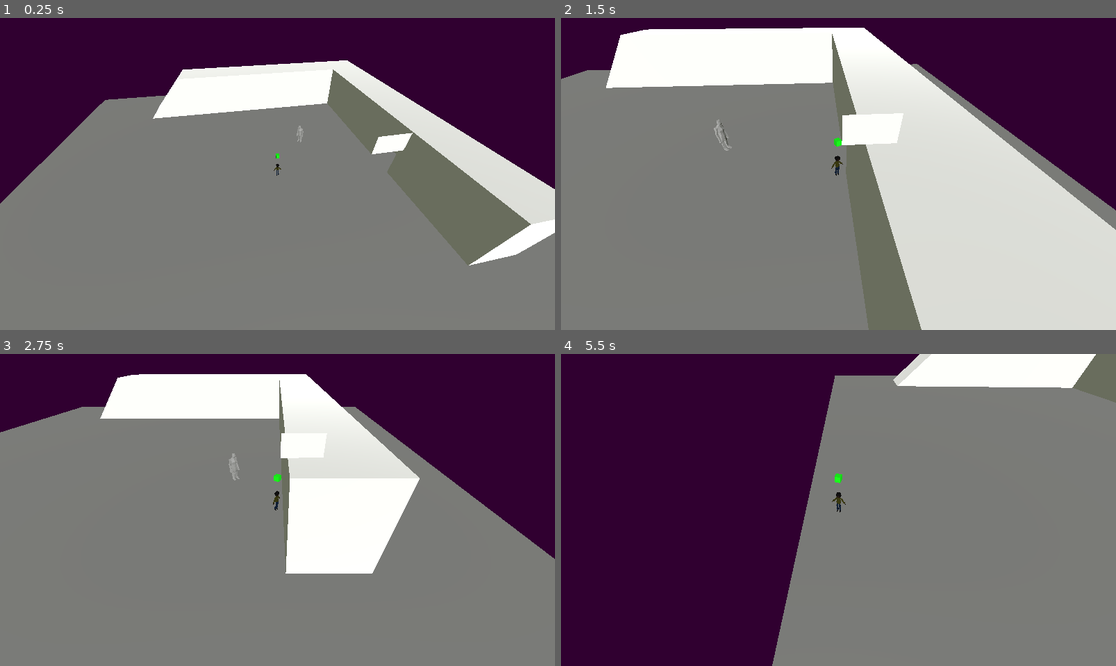
Above: before the commit, frames 1-4 (two rows, left to right).
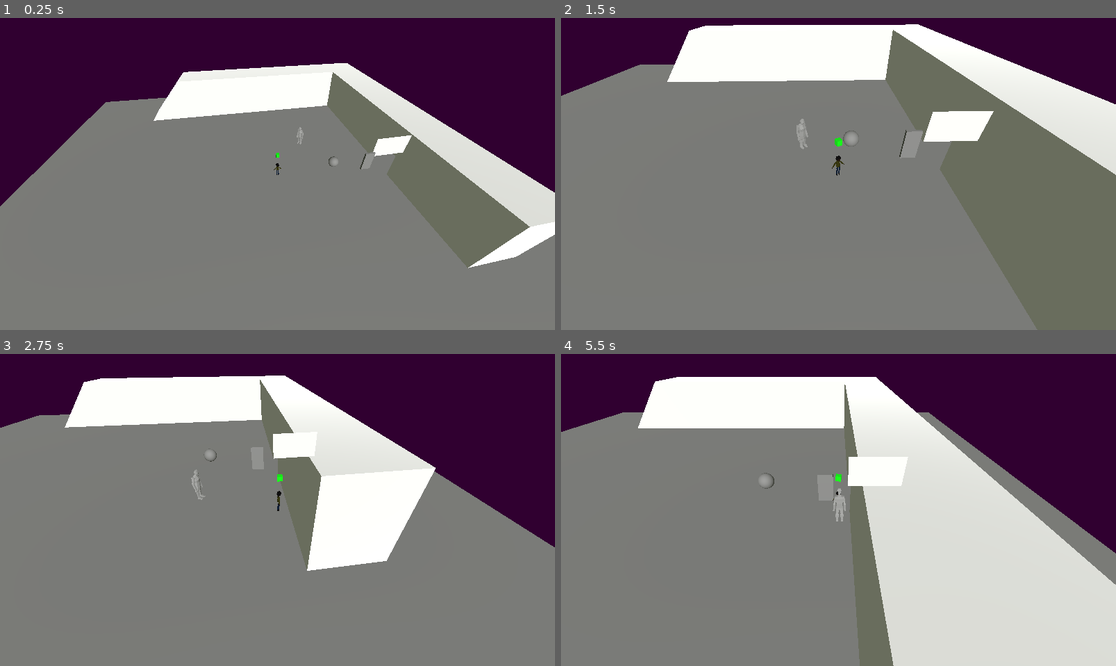
Above: after the commit, the same moments.

Repository: FellowshipOfTheGame/Hotel-Ponte-Negra
Game: Godot game, scene res://scenes/tests/conde.tscn
The game is run twice, just before and just after one commit, with the same random seed, the same clock (stepped at 60 frames per second) and the same inputs. This scene is started directly instead of the project's main scene.
Inputs (mouse positions are in pixels of both pictures, inside the frame that each line leads up to):
- Up to frame 1 (0.25 s): no input
- Up to frame 2 (1.5 s): move the mouse to (960, 158) at 0.52 s; hold Right (movimento_direita) 0.53-1.28 s; hold E (interacao) 0.53-1.28 s; move the mouse to (727, 189) at 1.27 s; hold Down (movimento_tras) from 1.28 s (still down); tap Shift (correr) at 1.35 s
- Up to frame 3 (2.75 s): tap E (interacao) at 1.55 s; move the mouse to (333, 441) at 2.02 s; release Down (movimento_tras) at 2.03 s; hold Right (movimento_direita) from 2.03 s (still down); hold E (interacao) from 2.03 s (still down)
- Up to frame 4 (5.5 s): move the mouse to (810, 572) at 2.77 s; release Right (movimento_direita) at 2.78 s; release E (interacao) at 2.78 s; hold Up (movimento_frente) 2.78-3.53 s; tap E (interacao) at 2.85, 3.8, 4.35 s; move the mouse to (1005, 556) at 3.52 s; hold Shift (correr) 3.53-4.28 s; hold Left (movimento_esquerda) 3.53-5.03 s; move the mouse to (672, 463) at 4.27 s; move the mouse to (866, 510) at 5.02 s; hold Down (movimento_tras) from 5.03 s (still down); hold E (interacao) from 5.03 s (still down)

The runs differ from the first frame. In frame 1, 2.0% of the frame differs, in the area x 0-100%, y 13-81%; in frame 2, 45%; in frame 3, 7.0%; in frame 4, 84%, in the area x 0-100%, y 0-100%.

Commit message:
Sistema de Porta Trancada

Diff:
--- a/project.godot
+++ b/project.godot
@@ -13,6 +13,10 @@
 config/name="Hotel Ponte Negra"
 run/main_scene="uid://s4b4h6snax40"
 config/features=PackedStringArray("4.5", "Forward Plus")
+
+[autoload]
+
+GameState="*res://scripts/gameState.gd"
 
 [file_customization]
 
--- a/scenes/characters/player/player.tscn
+++ b/scenes/characters/player/player.tscn
@@ -1,11 +1,13 @@
-[gd_scene load_steps=10 format=3 uid="uid://csmmjcndfe1ns"]
+[gd_scene load_steps=16 format=3 uid="uid://csmmjcndfe1ns"]
 
+[ext_resource type="Script" uid="uid://cn48qnt70p443" path="res://scenes/characters/player/player2.gd" id="1_xuses"]
 [ext_resource type="ArrayMesh" uid="uid://h33klegcoldr" path="res://assets/3D_models/player/protagonista.obj" id="3_qd3e3"]
 [ext_resource type="PackedScene" uid="uid://d1wvdjrkby2k4" path="res://scenes/components/actionComponent.tscn" id="4_hss88"]
 [ext_resource type="Script" uid="uid://bec2av6d5j3lu" path="res://scripts/stateMachine/stateMachine.gd" id="4_qd3e3"]
 [ext_resource type="Script" uid="uid://cyw1x178o8j75" path="res://scripts/player/concreteStates/playerWalking.gd" id="5_6avc5"]
 [ext_resource type="Script" uid="uid://bl4kalbb655ah" path="res://scripts/player/concreteStates/playerIdle.gd" id="5_qd3e3"]
 [ext_resource type="Script" uid="uid://3xqtrj44geu1" path="res://scripts/player/concreteStates/playerRunning.gd" id="6_6avc5"]
+[ext_resource type="Script" uid="uid://d46bbjbj38q" path="res://scripts/player/staminaBarUI.gd" id="8_xuses"]
 
 [sub_resource type="CapsuleShape3D" id="CapsuleShape3D_686vu"]
 height = 2.8588867
@@ -17,8 +19,28 @@
 material = SubResource("StandardMaterial3D_t61fv")
 size = Vector3(0.3, 0.3, 0.3)
 
+[sub_resource type="Gradient" id="Gradient_oohtk"]
+
+[sub_resource type="GradientTexture2D" id="GradientTexture2D_42irl"]
+gradient = SubResource("Gradient_oohtk")
+width = 200
+height = 10
+fill_from = Vector2(1, 0)
+
+[sub_resource type="Gradient" id="Gradient_jxpou"]
+offsets = PackedFloat32Array(0, 0.014492754)
+colors = PackedColorArray(0, 0.7058824, 0, 1, 0.9254902, 0.91764706, 0.11764706, 1)
+
+[sub_resource type="GradientTexture2D" id="GradientTexture2D_3xnwo"]
+gradient = SubResource("Gradient_jxpou")
+width = 200
+height = 10
+fill_from = Vector2(1, 1)
+fill_to = Vector2(0, 0)
+
 [node name="Player" type="CharacterBody3D"]
 collision_layer = 3
+script = ExtResource("1_xuses")
 
 [node name="CollisionShape3D" type="CollisionShape3D" parent="."]
 transform = Transform3D(0.7, 0, 0, 0, 0.69999504, -0.0026389314, 0, 0.0026389314, 0.69999504, 0, 0.4, 0)
@@ -50,3 +72,18 @@
 [node name="PlayerRunning" type="Node" parent="State Machine"]
 script = ExtResource("6_6avc5")
 metadata/_custom_type_script = "uid://3xqtrj44geu1"
+
+[node name="Sprite3D" type="Sprite3D" parent="."]
+visible = false
+billboard = 1
+script = ExtResource("8_xuses")
+
+[node name="UI" type="SubViewport" parent="Sprite3D"]
+transparent_bg = true
+
+[node name="Stamina" type="TextureProgressBar" parent="Sprite3D/UI"]
+offset_right = 40.0
+offset_bottom = 40.0
+value = 80.0
+texture_under = SubResource("GradientTexture2D_42irl")
+texture_progress = SubResource("GradientTexture2D_3xnwo")
--- /dev/null
+++ b/scenes/characters/player/player2.gd
@@ -0,0 +1,36 @@
+extends CharacterBody3D
+
+@export var cam : Camera3D
+var stateMachina : StateMachine
+var interaction_shapecast : ShapeCast3D
+
+
+func _ready()->void:
+	stateMachina = $"State Machine"
+	for child in stateMachina.get_children():
+		if child is PlayerState:
+			child.changes_stamina.connect($Sprite3D.changes)
+	interaction_shapecast = $ActionComponent
+
+func _process(delta : float)->void:
+	check_for_interaction()
+	gravity_apply(delta)
+
+func check_for_interaction() -> void:
+	if not interaction_shapecast:
+		return
+
+	if Input.is_action_just_pressed("interacao"):
+		interaction_shapecast.force_shapecast_update()
+
+		if interaction_shapecast.is_colliding():
+			var collider = interaction_shapecast.get_collider(0)
+			if collider is Interactable:
+				print("Player interagiu com: ", collider.name)
+				collider._on_interact(self)
+			else:
+				print("Não colidiu")
+
+func gravity_apply(delta : float):
+	var gravity = ProjectSettings.get_setting("physics/3d/default_gravity")
+	self.velocity.y -= gravity * delta
--- a/scenes/tests/conde.tscn
+++ b/scenes/tests/conde.tscn
@@ -1,10 +1,11 @@
-[gd_scene load_steps=8 format=3 uid="uid://dd1n0jr2xnqid"]
+[gd_scene load_steps=13 format=3 uid="uid://dd1n0jr2xnqid"]
 
 [ext_resource type="Script" uid="uid://cmqntwm37cob6" path="res://scripts/menus/base.gd" id="1_oohtk"]
 [ext_resource type="Script" uid="uid://c1ivo2guoa08g" path="res://scripts/camera/cameraControllerStatic.gd" id="2_jxpou"]
 [ext_resource type="PackedScene" uid="uid://csmmjcndfe1ns" path="res://scenes/characters/player/player.tscn" id="3_dki8q"]
-[ext_resource type="Script" uid="uid://u0cwlsbsshd8" path="res://scripts/player/moveTankPlayer.gd" id="4_rr7u0"]
 [ext_resource type="PackedScene" uid="uid://cd83n5sdks3b0" path="res://scenes/characters/enemies/enemy.tscn" id="5_ctr4l"]
+[ext_resource type="Script" uid="uid://bdryq6vcuwtuq" path="res://scripts/objects/key/key.gd" id="5_oohtk"]
+[ext_resource type="Script" uid="uid://llageokj3e5q" path="res://scripts/objects/door/door.gd" id="6_jxpou"]
 
 [sub_resource type="Environment" id="Environment_pvqg0"]
 background_mode = 1
@@ -15,6 +16,15 @@
 [sub_resource type="StandardMaterial3D" id="StandardMaterial3D_h5ip5"]
 transparency = 1
 
+[sub_resource type="SphereMesh" id="SphereMesh_l40xk"]
+
+[sub_resource type="SphereShape3D" id="SphereShape3D_l40xk"]
+
+[sub_resource type="BoxMesh" id="BoxMesh_jxpou"]
+size = Vector3(1, 2, 0.2)
+
+[sub_resource type="BoxShape3D" id="BoxShape3D_dki8q"]
+
 [node name="Node3D" type="Node3D"]
 script = ExtResource("1_oohtk")
 
@@ -23,8 +33,8 @@
 script = ExtResource("2_jxpou")
 alvo_jogador = NodePath("../Player")
 
-[node name="Player" parent="." groups=["Player"] instance=ExtResource("3_dki8q")]
-script = ExtResource("4_rr7u0")
+[node name="Player" parent="." node_paths=PackedStringArray("cam") groups=["Player"] instance=ExtResource("3_dki8q")]
+cam = NodePath("../Camera3D")
 
 [node name="Enemy" parent="." groups=["Enemies"] instance=ExtResource("5_ctr4l")]
 transform = Transform3D(1, 0, 0, 0, 1, 0, 0, 0, 1, 3.6711674, -0.25369763, -4.9404106)
@@ -60,3 +70,23 @@
 transform = Transform3D(1, 0, 0, 0, 1, 0, 0, 0, 1, 13, -0.1, 0)
 operation = 2
 size = Vector3(4.1, 3, 3)
+
+[node name="Key" type="StaticBody3D" parent="."]
+transform = Transform3D(1, 0, 0, 0, 1, 0, 0, 0, 1, 5.6238136, 0.42027068, 0)
+script = ExtResource("5_oohtk")
+
+[node name="MeshInstance3D" type="MeshInstance3D" parent="Key"]
+mesh = SubResource("SphereMesh_l40xk")
+
+[node name="CollisionShape3D" type="CollisionShape3D" parent="Key"]
+shape = SubResource("SphereShape3D_l40xk")
+
+[node name="Door" type="StaticBody3D" parent="."]
+transform = Transform3D(1, 0, 0, 0, 1, 0, 0, 0, 1, 9.450874, -0.087774515, 0)
+script = ExtResource("6_jxpou")
+
+[node name="MeshInstance3D" type="MeshInstance3D" parent="Door"]
+mesh = SubResource("BoxMesh_jxpou")
+
+[node name="CollisionShape3D" type="CollisionShape3D" parent="Door"]
+shape = SubResource("BoxShape3D_dki8q")
--- /dev/null
+++ b/scripts/gameState.gd
@@ -0,0 +1,3 @@
+extends Node
+
+var chave : bool = false
--- /dev/null
+++ b/scripts/objects/door/door.gd
@@ -0,0 +1,14 @@
+extends Interactable
+
+var open : bool
+
+func _ready() -> void:
+	open = false
+
+func _on_interact(_interactor: Node):
+	if _interactor.name == "Player":
+		if GameState.chave:
+			open = true
+			print("Aberta")
+		else:
+			print("Trancada")
--- /dev/null
+++ b/scripts/objects/key/key.gd
@@ -0,0 +1,6 @@
+extends Interactable
+
+func _on_interact(_interactor: Node):
+	if _interactor.name == "Player":
+		GameState.chave = true
+		queue_free()
--- a/scripts/player/concreteStates/playerIdle.gd
+++ b/scripts/player/concreteStates/playerIdle.gd
@@ -14,15 +14,12 @@
 		return
 
 	inc_stamina(delta)
-	print(stamina)
+	dec_coldDown(delta)
+	#print("Stamina:",stamina,"; ColdDown:",cold_down_run)
 	if stamina == stamina_max:
 		tired = false
 
 	player.velocity.x = move_toward(player.velocity.x, 0, deceleration)
 	player.velocity.z = move_toward(player.velocity.z, 0, deceleration)
 
-	gravity_apply(delta)
-
 	player.move_and_slide() #para a gravidade
-
-	check_for_interaction()
--- a/scripts/player/concreteStates/playerRunning.gd
+++ b/scripts/player/concreteStates/playerRunning.gd
@@ -12,11 +12,13 @@
 
 	move(velocity)
 	dec_stamina(delta)
-	print(stamina)
+	#print("Stamina:",stamina,"; ColdDown:",cold_down_run)
 	if stamina == 0:
 		tired = true
 
-	gravity_apply(delta)
 
 	player.move_and_slide()
-	check_for_interaction()
+
+func Exit():
+	pass
+	#cold_down_run = cold_down_run_max
--- a/scripts/player/concreteStates/playerState.gd
+++ b/scripts/player/concreteStates/playerState.gd
@@ -1,13 +1,17 @@
 extends State
 class_name PlayerState
 
-const stamina_max :float = 5
+const stamina_max : float = 5
+const cold_down_run_max : float = 1.5
 static var stamina : float = stamina_max
 static var tired : bool
+static var cold_down_run : float
 
 var player : CharacterBody3D
 var fig : MeshInstance3D
 var interaction_shapecast : ShapeCast3D
+
+signal changes_stamina
 
 func init():
 	player = get_tree().get_first_node_in_group("Player")
@@ -23,24 +27,17 @@
 	return direction
 
 func dec_stamina(dec : float)->void:
-	stamina = max(0, stamina - dec)
+	pass
+	#if stamina == 0: return
+	#changes_stamina.emit()
+	#stamina = max(0, stamina - dec)
 
 func inc_stamina(inc : float)->void:
-	stamina = min(stamina + inc, stamina_max)
+	pass
+	#if stamina == stamina_max: return
+	#changes_stamina.emit()
+	#stamina = min(stamina + inc, stamina_max)
 
-func check_for_interaction() -> void:
-	if not player or not interaction_shapecast:
-		return
-
-	if Input.is_action_just_pressed("interacao"):
-		interaction_shapecast.force_shapecast_update()
-
-		if interaction_shapecast.is_colliding():
-			var collider = interaction_shapecast.get_collider(0)
-			if collider is Interactable:
-				print("Player interagiu com: ", collider.name)
-				collider._on_interact(player)
-
-func gravity_apply(delta : float):
-	var gravity = ProjectSettings.get_setting("physics/3d/default_gravity")
-	player.velocity.y -= gravity * delta
+func dec_coldDown(dec : float):
+	pass
+	#cold_down_run = max(cold_down_run - dec, 0)
--- a/scripts/player/concreteStates/playerWalking.gd
+++ b/scripts/player/concreteStates/playerWalking.gd
@@ -7,16 +7,14 @@
 func Physics_Update(delta: float):
 	running = Input.is_action_pressed("correr")
 
-	if !tired && running:
+	if !tired && running && !cold_down_run:
 		Transitioned.emit(self, "playerRunning")
 
 	move(velocity)
+	dec_coldDown(delta)
 	inc_stamina(delta/2)
-	print(stamina)
+	#print("Stamina:",stamina,"; ColdDown:",cold_down_run)
 	if stamina == stamina_max:
 		tired = false
 
-	gravity_apply(delta)
-
 	player.move_and_slide()
-	check_for_interaction()
--- /dev/null
+++ b/scripts/player/staminaBarUI.gd
@@ -0,0 +1,19 @@
+extends Sprite3D
+
+@onready var view : Viewport = $UI
+var playerState : PlayerState
+var bar : TextureProgressBar
+var tween : Tween
+
+func _ready()->void:
+	playerState = get_tree().get_first_node_in_group("Player").get_node_or_null("State Machine/PlayerWalking")
+	texture = view.get_texture()
+	bar = view.get_child(0)
+	if bar is TextureProgressBar:
+		bar.max_value = playerState.stamina_max
+		bar.value = playerState.stamina
+
+func changes()->void:
+	if bar is TextureProgressBar:
+		#print("Stamina na Barra: ", playerState.stamina)
+		bar.value = playerState.stamina
Not shown, added: scenes/characters/player/player2.gd.uid
Not shown, added: scripts/gameState.gd.uid
Not shown, added: scripts/objects/door/door.gd.uid
Not shown, added: scripts/objects/key/key.gd.uid
Not shown, added: scripts/player/staminaBarUI.gd.uid
